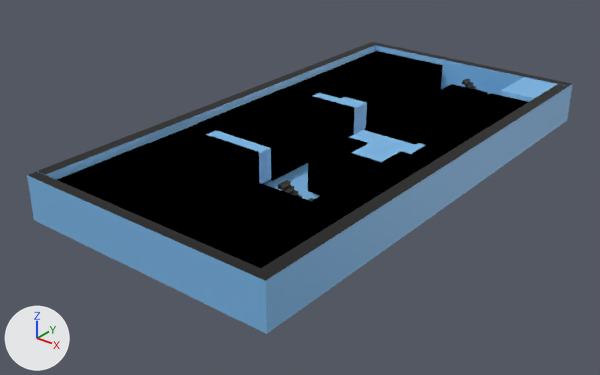
Two versions of the glTF model data/map3DModel/building4/4_4.glb, one commit apart.
Before and after are seen from a camera (50 mm lens) standing at (1.93, -2.32, 1.24) and looking at (0.2, -0.16, -0.1). Lighting does not change. The marker at lower left points along +X, +Y and +Z. Where no turn or scale is listed for an object, it has been applied to the vertices.

The scene before the commit, as lines of its bpy script (objects in view):
```python
ob_object_line_003 = bpy.data.objects.new('object_line.003', me_立方体_014)
ob_object_line_003.location = (0.095, 0.672, 0.04)
ob_object_line_004 = bpy.data.objects.new('object_line.004', me_立方体_021)
ob_object_line_004.location = (0.02, 0.36, 0.04)
ob_object_line_011 = bpy.data.objects.new('object_line.011', me_立方体_041)
ob_object_line_011.location = (0.129, -0.455, 0.04)
ob_object_line_012 = bpy.data.objects.new('object_line.012', me_立方体_038)
ob_object_line_012.location = (0.073, -0.114, 0.04)
ob_object_line_013 = bpy.data.objects.new('object_line.013', me_立方体_039)
ob_object_line_013.location = (0.073, -0.24, 0.04)
ob_object_line_015 = bpy.data.objects.new('object_line.015', me_立方体_047)
ob_object_line_015.location = (0.006, -0.744, 0.04)
ob_object_line_025 = bpy.data.objects.new('object_line.025', me_立方体_063)
ob_object_line_025.location = (0.438, -0.176, 0.04)
ob_object_line_029 = bpy.data.objects.new('object_line.029', me_立方体_065)
ob_object_line_029.location = (0.63, -0.424, 0.04)
ob_object_line_030 = bpy.data.objects.new('object_line.030', me_立方体_066)
ob_object_line_030.location = (0.533, -0.772, 0.04)
# also in view: 'object_line.014' at (-0.1, -0.42, 0.04); 'object_line.009' at (-0.11, -0.18, 0.04); 'object_line.024' at (0.51, 0.12, 0.04); 'object_line.016' at (0.02, -0.46, 0.04); 'object_line.031' at (0.45, -0.89, 0.04)
```
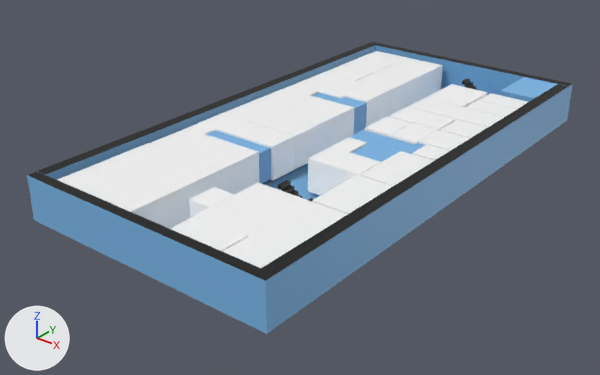
Changed parts and their boxes [x1, y1, x2, y2] in the pictures (600 x 375 px):
'object_line.015', recoloured (black to white): [57, 143, 223, 229] in both
'object_line.030', recoloured (black to white): [195, 182, 348, 268] in both
'object_line.003', recoloured (black to white): [357, 58, 443, 115] in both
'object_line.025', recoloured (black to white): [308, 137, 381, 196] in both
'object_line.011', recoloured (black to white): [199, 144, 259, 194] in both
'object_line.013', recoloured (black to white): [223, 121, 295, 181] in both
'object_line.029', recoloured (black to white): [312, 175, 393, 214] in both
'object_line.012', recoloured (black to white): [247, 112, 316, 169] in both
'object_line.031', recoloured (black to white): [170, 215, 247, 252] in both
'object_line.028', recoloured (black to white): [360, 151, 433, 186] in both
'object_line.020', recoloured (black to white): [408, 98, 504, 127] in both
'object_line', recoloured (black to white): [244, 88, 322, 116] in both
'object_line.006', recoloured (black to white): [345, 84, 391, 127] in both
'object_line.010', recoloured (black to white): [284, 108, 336, 154] in both
'object_line.008', recoloured (black to white): [304, 99, 354, 144] in both
'object_line.014', recoloured (black to white): [151, 124, 216, 152] in both
'object_line.009', recoloured (black to white): [198, 105, 267, 132] in both
'object_line.017', recoloured (black to white): [426, 84, 488, 107] in both
'object_line.018', recoloured (black to white): [389, 107, 456, 130] in both
'object_line.016', recoloured (black to white): [176, 136, 234, 161] in both
'object_line.007', recoloured (black to white): [284, 73, 347, 96] in both
'object_line.032', recoloured (black to white): [189, 187, 234, 218] in both
'object_line.026', recoloured (black to white): [419, 130, 470, 151] in both
'object_line.024', recoloured (black to white): [390, 123, 438, 144] in both
'object_line.023', recoloured (black to white): [365, 117, 411, 137] in both
'object_line.004', recoloured (black to white): [319, 79, 369, 99] in both
'object_line.022', recoloured (black to white): [440, 120, 488, 138] in both
'object_line.021', recoloured (black to white): [466, 100, 517, 117] in both
'object_line.002', recoloured (black to white): [342, 58, 392, 73] in both
'object_line.005', recoloured (black to white): [323, 65, 373, 81] in both
'object_line.019', recoloured (black to white): [480, 93, 528, 109] in both
'object_line.001', recoloured (black to white): [359, 51, 408, 65] in both
'object_line.027', recoloured (black to white): [412, 145, 449, 161] in both

The change, as a list of edits to the scene's bpy script:
```text
Change mat_oh_outline_material:
    remove # nodes: BsdfTransparent, Emission, LightPath, MixShader, OutputMaterial
    remove # colours: black #000000
    nodes: BsdfPrincipled, OutputMaterial
    colours: white #ffffff
```
